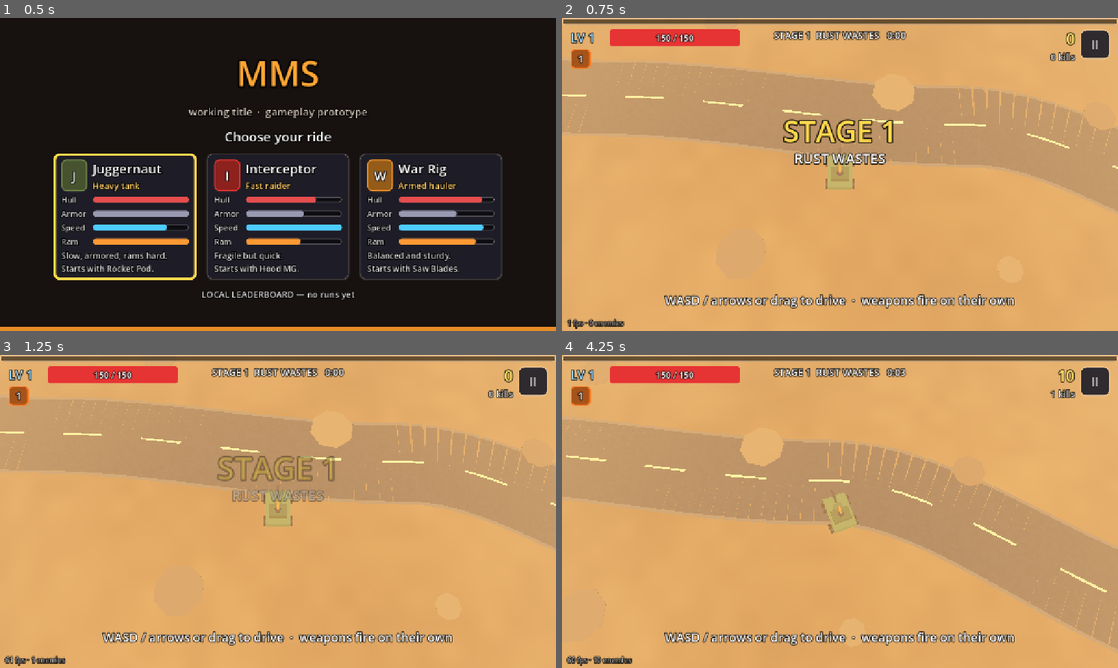
Above: before the commit, frames 1-4 (two rows, left to right).
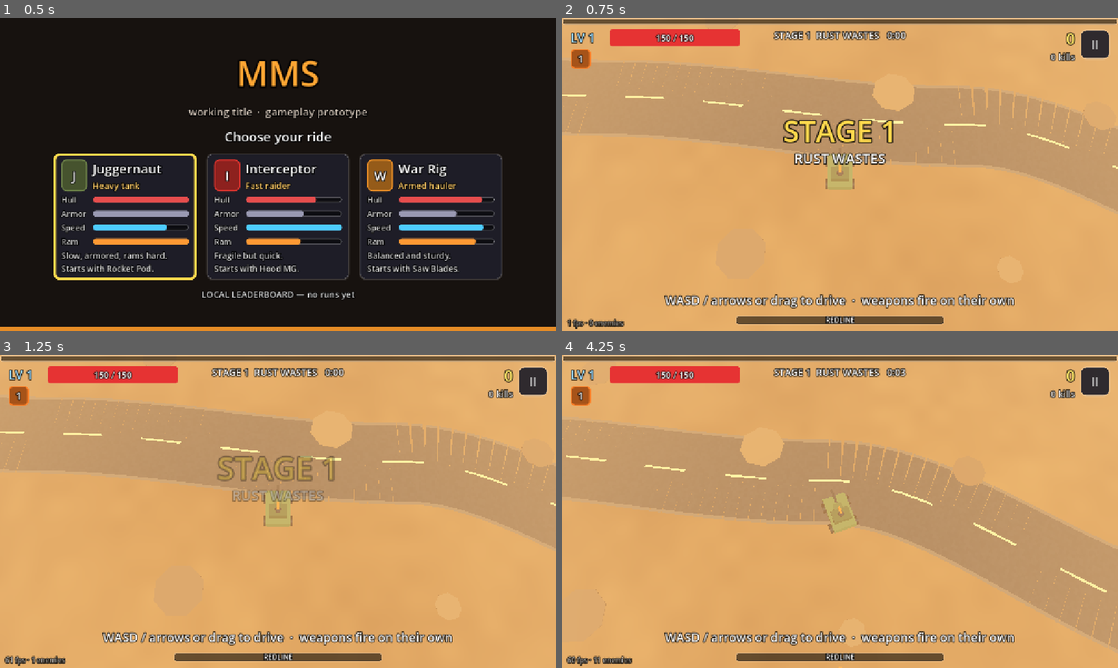
Above: after the commit, the same moments.

Repository: dnis-p/MMS
Game: Godot game, scene res://scenes/main.tscn
Same seed, same stepped clock (60 frames per second), same inputs: the game is played once before the commit and once after it.
Inputs (mouse positions are in pixels of both pictures, inside the frame that each line leads up to):
- Up to frame 1 (0.5 s): no input
- Up to frame 2 (0.75 s): click (684, 215) at 0.52 s
- Up to frame 3 (1.25 s): no input
- Up to frame 4 (4.25 s): tap Enter (ui_accept) at 1.25 s; move the mouse to (962, 495) at 1.27 s; hold D (move_right) 1.28-2 s; hold Enter (ui_accept) 1.28-2 s; click (962, 495) at 1.42 s; drag from (728, 527) to (812, 574) at 2.02 s; move the mouse to (895, 442) at 2.77 s; hold D (move_right) 2.78-3.5 s; hold Enter (ui_accept) 2.78-3.5 s; drag from (812, 574) to (673, 464) at 3.52 s

Frame 1 is identical in both runs. In frame 2, 1.0% of the frame differs, in the area x 31-69%, y 95-98%; in frame 3, 1.0%; in frame 4, 1.1%, in the area x 3-100%, y 4-99%.

Commit message:
Add Redline meter with automatic nitro
Co-Authored-By: Claude Opus 5.5 <noreply@anthropic.com>

Diff:
--- a/scripts/data/defs.gd
+++ b/scripts/data/defs.gd
@@ -26,6 +26,13 @@
 const COMBO_WINDOW := 2.5
 const BOSS_KILL_SCORE := 5000
 
+## Redline meter (0-1): fills while driving fast, drains when slow, drops when hit, and
+## boosts fire rate and ram damage. When full, nitro fires by itself.
+const REDLINE := {
+	"fill": 0.09, "min_speed": 0.7, "drain": 0.35, "hit_loss": 0.3, "fire_bonus": 0.35, "ram_bonus": 1.5,
+	"nitro_time": 2.5, "nitro_speed": 1.4, "nitro_ram": 4.0, "after_nitro": 0.25,
+}
+
 ## Enemies hit by an attack are pushed away and stagger (walk slower) until the push fades.
 ## Each enemy type has its own "knock" factor; the push strength is set per weapon.
 ## Fast-firing weapons push less per hit, or the closest enemy flies out of reach.
--- a/scripts/game/player.gd
+++ b/scripts/game/player.gd
@@ -23,6 +23,7 @@
 var drive_speed := 0.0
 var turn_rate := 6.5
 var boost := 1.0  # speed factor while nitro burns
+var nitro := false
 
 var theta := 0.0
 var ring_index := 1
@@ -164,6 +165,7 @@
 	move_dir = heading
 	drive_speed = 0.0
 	boost = 1.0
+	nitro = false
 	global_position = Vector3.ZERO
 	look_at(global_position + heading, Vector3.UP)
 	velocity = Vector3.ZERO
@@ -251,7 +253,7 @@
 
 
 func can_be_hit() -> bool:
-	return invuln <= 0.0
+	return invuln <= 0.0 and not nitro
 
 
 ## Applies damage after armor. Returns the damage actually taken.
--- a/scripts/game/run.gd
+++ b/scripts/game/run.gd
@@ -76,6 +76,9 @@
 var _last_real_us := 0
 var _clear_ready := false
 var _score_saved := false
+var redline := 0.0
+var nitro_left := 0.0
+var _nitro_fx := 0.0
 var _skipped := false  # jumped to a boss: the run stays off the leaderboard
 var _touch_index := -1
 var _touch_start := Vector2.ZERO
@@ -199,6 +202,7 @@
 
 func _start_boss_intro() -> void:
 	phase = Phase.BOSS_INTRO
+	_end_nitro()
 	_phase_timer = 2.6
 	overlay.banner("%s INCOMING" % String(biome["boss"]), "", Color(1, 0.3, 0.25), 1.8)
 	Sfx.play("warn", -4.0, 1.0, true)
@@ -321,6 +325,7 @@
 		Phase.ROAM:
 			stage_time += delta
 			player.drive(delta, _move_input(delta), map)
+			_update_redline(delta)
 			_director(delta)
 			if stage_time >= boss_time:
 				_start_boss_intro()
@@ -358,6 +363,43 @@
 	_try_open_modal()
 
 
+func _update_redline(delta: float) -> void:
+	var r := Defs.REDLINE
+	if nitro_left > 0.0:
+		nitro_left -= delta
+		_nitro_fx -= delta
+		if _nitro_fx <= 0.0:
+			_nitro_fx = 0.05
+			fx.burst(player.global_position + Vector3(0, 0.4, 0), Color(1.0, 0.55, 0.15), 4, 0.5)
+		if nitro_left <= 0.0:
+			_end_nitro()
+		return
+	if player.velocity.length() >= player.speed * r["min_speed"]:
+		redline = minf(1.0, redline + r["fill"] * delta)
+	else:
+		redline = maxf(0.0, redline - r["drain"] * delta)
+	if redline >= 1.0:
+		_start_nitro()
+
+
+func _start_nitro() -> void:
+	nitro_left = Defs.REDLINE["nitro_time"]
+	player.nitro = true
+	player.boost = Defs.REDLINE["nitro_speed"]
+	overlay.banner("NITRO!", "", Color(1.0, 0.5, 0.15), 0.8)
+	Sfx.play("big_boom", -8.0, 1.5, true)
+	fx.shake(0.4)
+
+
+func _end_nitro() -> void:
+	if not player.nitro:
+		return
+	nitro_left = 0.0
+	player.nitro = false
+	player.boost = 1.0
+	redline = Defs.REDLINE["after_nitro"]
+
+
 func _director(delta: float) -> void:
 	var sp := Defs.SPAWN
 	var t := stage_time
@@ -503,7 +545,9 @@
 		var away := enemies.pos[i] - player.global_position
 		away.y = 0.0
 		var spd := clampf(player.velocity.length() / player.speed, 0.6, 1.0)
-		hit_enemy(i, player.ram_damage * spd, away.normalized(), Defs.KNOCK["ram"])
+		var r := Defs.REDLINE
+		var power: float = (1.0 + r["ram_bonus"] * redline) * (r["nitro_ram"] if player.nitro else 1.0)
+		hit_enemy(i, player.ram_damage * spd * power, away.normalized(), Defs.KNOCK["ram"])
 	if enemies.is_alive(i) and player.can_be_hit():
 		player_hit(enemies.dmg[i])
 
@@ -514,6 +558,7 @@
 	var taken := player.hurt(amount * Defs.stage_dmg_mult(stage) * Defs.level_dmg_mult(level))
 	if taken <= 0.0:
 		return
+	redline = maxf(0.0, redline - Defs.REDLINE["hit_loss"])
 	fx.shake(0.3)
 	hud.damage_flash()
 	Sfx.play("hurt", -4.0)
--- a/scripts/game/weapons.gd
+++ b/scripts/game/weapons.gd
@@ -237,7 +237,7 @@
 	var player: Player = run.player
 	var origin := player.global_position + Vector3(0, 0.9, 0)
 	var dm := damage_mult()
-	var cdm := cooldown_mult()
+	var cdm: float = cooldown_mult() / (1.0 + Defs.REDLINE["fire_bonus"] * run.redline)
 	var am := area_mult()
 	for id in order:
 		var w: Dictionary = owned[id]
--- /dev/null
+++ b/scripts/ui/garage.gd
@@ -0,0 +1,93 @@
+class_name Garage
+extends Control
+## Permanent upgrades, bought between runs with parts earned in runs.
+
+signal closed
+
+var _parts_label: Label
+var _buttons := {}
+var _reset: Button
+var _reset_armed := false
+
+
+func _ready() -> void:
+	theme = Ui.theme()
+	Ui.full_rect(self)
+	var bg := ColorRect.new()
+	Ui.full_rect(bg)
+	bg.color = Color(0.09, 0.07, 0.06)
+	add_child(bg)
+	var root := VBoxContainer.new()
+	Ui.full_rect(root)
+	root.alignment = BoxContainer.ALIGNMENT_CENTER
+	root.add_theme_constant_override("separation", 16)
+	add_child(root)
+	var title := Ui.label("GARAGE", 56, Color(1.0, 0.65, 0.2))
+	title.horizontal_alignment = HORIZONTAL_ALIGNMENT_CENTER
+	root.add_child(title)
+	_parts_label = Ui.label("", 28, Color(1.0, 0.9, 0.4))
+	_parts_label.horizontal_alignment = HORIZONTAL_ALIGNMENT_CENTER
+	root.add_child(_parts_label)
+	var grid := GridContainer.new()
+	grid.columns = 2
+	grid.size_flags_horizontal = Control.SIZE_SHRINK_CENTER
+	grid.add_theme_constant_override("h_separation", 14)
+	grid.add_theme_constant_override("v_separation", 12)
+	root.add_child(grid)
+	for id in Defs.GARAGE:
+		var b := Button.new()
+		b.custom_minimum_size = Vector2(540, 88)
+		b.pressed.connect(_buy.bind(id))
+		grid.add_child(b)
+		_buttons[id] = b
+	var row := HBoxContainer.new()
+	row.alignment = BoxContainer.ALIGNMENT_CENTER
+	row.add_theme_constant_override("separation", 14)
+	root.add_child(row)
+	row.add_child(_action("Back", func(): closed.emit()))
+	_reset = _action("Reset progress", _press_reset)
+	row.add_child(_reset)
+	if OS.is_debug_build():
+		row.add_child(_action("+500 parts (test)", func():
+			Save.add_parts(500)
+			_refresh()))
+	_refresh()
+	_buttons.values()[0].grab_focus.call_deferred()
+
+
+func _action(text: String, callback: Callable) -> Button:
+	var b := Button.new()
+	b.text = text
+	b.custom_minimum_size = Vector2(240, 64)
+	b.pressed.connect(callback)
+	return b
+
+
+func _refresh() -> void:
+	_parts_label.text = "%d parts" % Save.parts
+	for id in _buttons:
+		var d: Dictionary = Defs.GARAGE[id]
+		var level := Save.garage_level(id)
+		var cost := "MAX" if level >= int(d["max"]) else "%d parts" % Save.garage_cost(id)
+		_buttons[id].text = "%s  (%d/%d)\n%s  ·  %s" % [d["name"], level, d["max"], d["desc"], cost]
+
+
+func _buy(id: String) -> void:
+	Sfx.play("reward" if Save.buy(id) else "card", -6.0)
+	_refresh()
+
+
+func _press_reset() -> void:
+	if _reset_armed:
+		Save.reset_profile()
+		_reset.text = "Reset progress"
+		_reset_armed = false
+		_refresh()
+	else:
+		_reset.text = "Press again to reset"
+		_reset_armed = true
+
+
+func _unhandled_input(event: InputEvent) -> void:
+	if event.is_action_pressed("ui_cancel"):
+		closed.emit()
--- a/scripts/ui/hud.gd
+++ b/scripts/ui/hud.gd
@@ -24,6 +24,8 @@
 var _icon_key := ""
 var _boss_mode := -1
 var joystick: Joystick
+var _redline_bar: ProgressBar
+var _redline_label: Label
 
 
 func _ready() -> void:
@@ -130,6 +132,23 @@
 	_combo_sub.horizontal_alignment = HORIZONTAL_ALIGNMENT_RIGHT
 	add_child(_combo_sub)
 
+	_redline_bar = Ui.bar(Color(0.3, 0.9, 0.4), 22)
+	_redline_bar.set_anchors_and_offsets_preset(Control.PRESET_CENTER_BOTTOM)
+	_redline_bar.offset_left = -240
+	_redline_bar.offset_right = 240
+	_redline_bar.offset_top = -36
+	_redline_bar.offset_bottom = -14
+	add_child(_redline_bar)
+	_redline_label = Ui.label("REDLINE", 16)
+	_redline_label.set_anchors_and_offsets_preset(Control.PRESET_CENTER_BOTTOM)
+	_redline_label.offset_left = -240
+	_redline_label.offset_right = 240
+	_redline_label.offset_top = -38
+	_redline_label.offset_bottom = -12
+	_redline_label.horizontal_alignment = HORIZONTAL_ALIGNMENT_CENTER
+	_redline_label.vertical_alignment = VERTICAL_ALIGNMENT_CENTER
+	add_child(_redline_label)
+
 	_fps_label = Ui.label("", 16, Color(1, 1, 1, 0.6))
 	_fps_label.set_anchors_and_offsets_preset(Control.PRESET_BOTTOM_LEFT)
 	_fps_label.offset_left = 12
@@ -183,6 +202,10 @@
 	else:
 		var t := int(run.stage_time)
 		_progress_label.text = "STAGE %d  %s   %d:%02d" % [run.stage, run.biome["name"].to_upper(), t / 60, t % 60]
+	var meter: float = run.nitro_left / Defs.REDLINE["nitro_time"] if run.nitro_left > 0.0 else run.redline
+	_redline_bar.value = meter
+	_redline_label.text = "NITRO" if run.nitro_left > 0.0 else "REDLINE"
+	(_redline_bar.get_theme_stylebox("fill") as StyleBoxFlat).bg_color = Color(1.0, 0.25, 0.1) if run.nitro_left > 0.0 or meter > 0.8 else (Color(1.0, 0.65, 0.15) if meter > 0.5 else Color(0.3, 0.9, 0.4))
 	_fps_label.text = "%d fps · %d enemies" % [Engine.get_frames_per_second(), run.enemies.alive_count]
 	var combo: int = run.combo
 	if combo >= 5:
--- /dev/null
+++ b/tests/game_check.gd
@@ -0,0 +1,193 @@
+extends Node
+## Dev tool: checks combat, keyboard menus, Redline and the Garage without a human.
+## Uses a throwaway profile, so real progress is never touched.
+##   godot --headless --path . res://tests/game_check.tscn
+
+var _main: Node
+var _step := "targets"
+var _wait := 0.0
+var _failed := false
+var _options: Array = []
+var _picked := ""
+var _hp := 0.0
+var _a := 0.0
+
+
+func _ready() -> void:
+	process_mode = Node.PROCESS_MODE_ALWAYS
+	Save.profile_path = "user://profile_check.cfg"
+	Save.reset_profile()
+	_main = load("res://scenes/main.tscn").instantiate()
+	add_child(_main)
+	_new_run("interceptor")
+
+
+func _new_run(class_id: String) -> void:
+	_main._clear()
+	var r := Run.new()
+	r.class_id = class_id
+	r.process_mode = Node.PROCESS_MODE_PAUSABLE
+	_main._set_current(r)
+	r.boss_time = 1e6
+	r.map._solid.fill(-1)
+
+
+func _run() -> Run:
+	return _main._current if _main._current is Run else null
+
+
+func _process(delta: float) -> void:
+	_wait -= delta
+	var r := _run()
+	if r:
+		r.stage_time = 0.0
+		if _step != "menu_open" and _step != "menu_pick":
+			r.pending_levelups = 0
+	match _step:
+		"targets":
+			_check_rockets(r)
+			_check_mines(r)
+			_step = "menu_open"
+		"menu_open":
+			if not get_tree().paused:
+				r.enemies.clear()
+				r.levelup_ui.open([_option("a"), _option("b"), _option("c")], 2, func(o: Dictionary):
+					_picked = o["id"]
+					r._close_modal())
+				get_tree().paused = true
+				_wait = 0.5
+				_step = "menu_pick"
+		"menu_pick":
+			if _wait <= 0.0:
+				_tap("ui_right")
+				_tap("ui_accept")
+				_wait = 0.2
+				_step = "menu_check"
+		"menu_check":
+			if _wait <= 0.0:
+				_check("keyboard picks the second card", _picked == "b")
+				get_tree().paused = false
+				_check_turning(r)
+				Input.action_press("move_right")
+				_wait = 3.0
+				_a = 0.0
+				_step = "redline_fill"
+		"redline_fill":
+			if _wait <= 0.0:
+				_check("driving fills Redline (%.2f)" % r.redline, r.redline > 0.15)
+				_a = r.redline
+				r.player_hit(1.0)
+				_check("a hit drops Redline", r.redline <= _a - Defs.REDLINE["hit_loss"] + 0.001)
+				r.redline = 0.999
+				r.player.invuln = 0.0
+				_wait = 0.3
+				_step = "nitro"
+		"nitro":
+			if _wait <= 0.0:
+				_check("full Redline starts nitro", r.nitro_left > 0.0 and r.player.nitro)
+				_check("nitro raises speed (%.1f)" % r.player.velocity.length(), r.player.velocity.length() > r.player.speed * 1.15)
+				_hp = r.player.hp
+				r.player.invuln = 0.0
+				r.player_hit(50.0)
+				_check("nitro blocks hits", r.player.hp == _hp)
+				_wait = Defs.REDLINE["nitro_time"]
+				_step = "nitro_end"
+		"nitro_end":
+			if _wait <= 0.0:
+				_check("nitro ends and meter resets", not r.player.nitro and r.redline < 0.5)
+				Input.action_release("move_right")
+				_wait = 1.0
+				_step = "drain"
+		"drain":
+			if _wait <= 0.0:
+				_check("stopping drains Redline", r.redline < 0.1)
+				_check_garage()
+				_step = "done"
+		"done":
+			DirAccess.remove_absolute(ProjectSettings.globalize_path(Save.profile_path))
+			print("GAME CHECK %s" % ("FAILED" if _failed else "PASSED"))
+			get_tree().quit(1 if _failed else 0)
+
+
+func _option(id: String) -> Dictionary:
+	return {"kind": "score", "id": id, "title": id, "desc": "", "hint": "", "level_text": "", "color": Color.WHITE}
+
+
+func _tap(action: String) -> void:
+	for pressed in [true, false]:
+		var e := InputEventAction.new()
+		e.action = action
+		e.pressed = pressed
+		get_viewport().push_input(e)
+
+
+func _check_rockets(r: Run) -> void:
+	r.enemies.clear()
+	var far := r.enemies.spawn(Enemies.CRAWLER, Vector3(0, 0, -18), 1e6)
+	var mid := r.enemies.spawn(Enemies.CRAWLER, Vector3(0, 0, -11), 1e6)
+	var near := r.enemies.spawn(Enemies.CRAWLER, Vector3(0, 0, -6), 1e6)
+	r.projectiles.clear()
+	r.weapons._fire_rockets(Vector3.ZERO, 5, false, 1.0, 1.0)
+	var t := r.projectiles.p_target
+	_check("rockets take the closest enemies in order", t.size() == 3 and t[0] == near and t[1] == mid and t[2] == far)
+	r.projectiles.clear()
+	r.enemies.clear()
+	near = r.enemies.spawn(Enemies.CRAWLER, Vector3(0, 0, -6), 1e6)
+	r.weapons._fire_rockets(Vector3.ZERO, 5, false, 1.0, 1.0)
+	t = r.projectiles.p_target
+	_check("spare rockets go to the closest enemy", t.size() == 3 and t[0] == near and t[1] == near and t[2] == near)
+
+
+func _check_mines(r: Run) -> void:
+	r.enemies.clear()
+	r.projectiles.clear()
+	r.enemies.spawn(Enemies.CRAWLER, Vector3(0, 0, -15), 1e6)
+	var near := r.enemies.spawn(Enemies.CRAWLER, Vector3(8, 0, 0), 1e6)
+	r.player.global_position = Vector3.ZERO
+	r.weapons._drop_mines(r.player, 1, false, 1.0, 1.0)
+	var land := r.projectiles.p_vel[0] * Defs.WEAPONS["mines"]["arm_time"]
+	_check("mines land on the closest enemy", land.distance_to(r.enemies.pos[near]) < 0.5)
+	r.projectiles.clear()
+
+
+func _check_turning(r: Run) -> void:
+	var p := r.player
+	p.heading = Vector3.FORWARD
+	p.drive(1.0 / 60.0, Vector2.DOWN, r.map)
+	var turned := rad_to_deg(Vector3.FORWARD.angle_to(p.heading))
+	_check("turning is gradual (%.1f degrees in one frame)" % turned, turned > 0.5 and turned < 15.0)
+	p.global_position = Vector3.ZERO
+	p.place_on_map()
+
+
+func _check_garage() -> void:
+	Save.reset_profile()
+	_check("cannot buy without parts", not Save.buy("hull"))
+	Save.add_parts(500)
+	_check("buying spends parts", Save.buy("hull") and Save.parts == 460)
+	_check("next level costs more", Save.garage_cost("hull") == 80)
+	Save.buy("revive")
+	Save.load_profile()
+	_check("progress survives a reload", Save.garage_level("hull") == 1 and Save.garage_level("revive") == 1 and Save.parts == 160)
+	_new_run("warrig")
+	var r := _run()
+	var hp: float = Defs.CLASSES["warrig"]["max_hp"] * 1.05
+	_check("garage raises HP", is_equal_approx(r.player.max_hp, hp))
+	r.weapons.add_passive("plating")
+	_check("passives build on the garage", is_equal_approx(r.player.max_hp, hp * (1.0 + Defs.PASSIVES["plating"]["hp"])))
+	r.player.invuln = 0.0
+	r.player_hit(1e6)
+	_check("spare engine revives once", r.phase != Run.Phase.DEAD and r.player.hp > 0.0)
+	r.player.invuln = 0.0
+	r.player_hit(1e6)
+	_check("second death ends the run", r.phase == Run.Phase.DEAD)
+	_check("a finished run earns parts", r.parts_earned >= Defs.PARTS["stage"] and Save.parts > 160)
+	var before := Save.parts
+	r._finish_run()
+	_check("a run pays only once", Save.parts == before)
+	Save.scores.clear()
+
+
+func _check(what: String, ok: bool) -> void:
+	print("%s: %s" % ["ok  " if ok else "FAIL", what])
+	_failed = _failed or not ok
